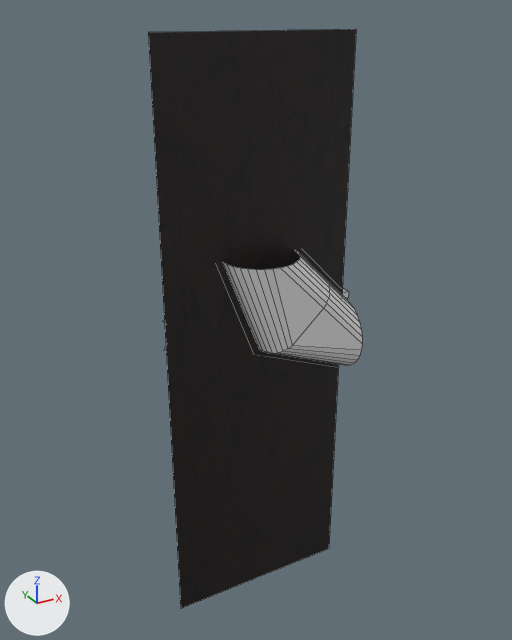
Renders of the Blender file Design/Controls-assets/Tubes.blend from each side of a commit.
The view is the same before and after, from a camera (50 mm lens) standing at (-253.0, -454.0, 254.0) and looking at (11.0, 25.0, 14.0). Lighting does not change. The marker at lower left points along +X, +Y and +Z. Mesh edges are drawn as thin lines. The same objects are shown in both versions, whatever each file hides.

The first picture shows 'Background', 'CurveTube', 'StraightTube'.
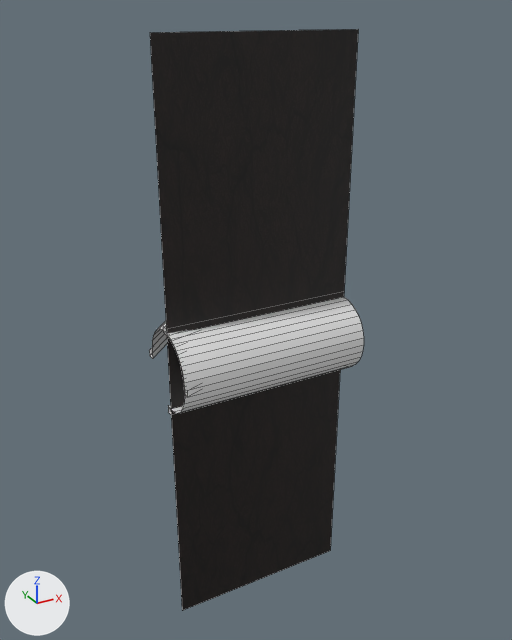
Where the newer file only moved an object's origin or applied its transform, the numbers keep the older frame.

Changed parts and their boxes (x1, y1, x2, y2) in the pictures (512 x 640 px):
```json
{"object": "Background", "change": "moved", "before": [148, 29, 356, 608], "after": [150, 29, 358, 611]}
{"object": "StraightTube", "change": "reshaped", "before": [163, 288, 349, 350], "after": [164, 297, 364, 415]}
{"object": "CurveTube", "change": "reshaped", "before": [223, 250, 362, 366], "after": [149, 321, 198, 397]}
```

The change, as JSON lines over the scene's bpy script:
```json
{"block": "me_cylinder_004", "where": "me_cylinder_004.from_pydata(...)  # 66 vertices, 41 faces; spans x -31.5..6.6, y -80.0..36.6, z -80.0..37.4"}
{"block": "me_cylinder_004", "where": "# used by ob_curvetube; location = (0.0, 0.0, 0.0); rotation_euler = (-1.571, 0.0, 1.571), in degrees (-90, 0, 90)"}
{"block": "me_cylinder_004", "change": "me_cylinder_004 part 1: the whole mesh is multiplied about its middle by the matrix ((0.0, 0.0, -1.0), (1.0, 0.0, 0.0), (0.0, -1.0, 0.0)), then moved by (33.8, 7.2, 43.0)"}
{"block": "me_cylinder_002", "where": "# used by ob_straighttube; location = (0.0, 0.0, 0.0); rotation_euler = (-1.571, 0.0, 1.571), in degrees (-90, 0, 90)"}
{"op": "remove", "block": "me_cylinder_002", "code": "me_cylinder_002.from_pydata(...)  # 14 vertices, 5 faces, 1 loose edge; spans x -6.0..5.0, y -41.0..32.0, z -90.0..80.0"}
{"op": "add", "block": "me_cylinder_002", "code": "me_cylinder_002.from_pydata(...)  # 46 vertices, 22 faces; spans x -34.0..3.0, y -37.0..37.0, z -80.0..80.0"}
{"block": "me_cylinder_002", "change": "me_cylinder_002 part 2: the whole mesh is rebuilt"}
{"op": "set", "path": "ob_background.location", "old": "(0.0, 0.0, 0.0)", "new": "(0.0, -2.8, 0.0)"}
```
